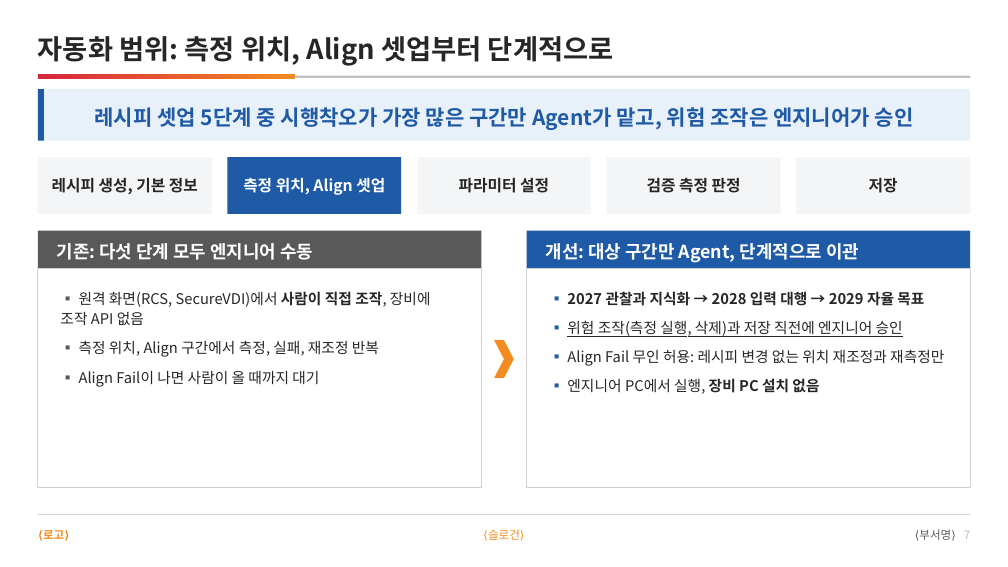
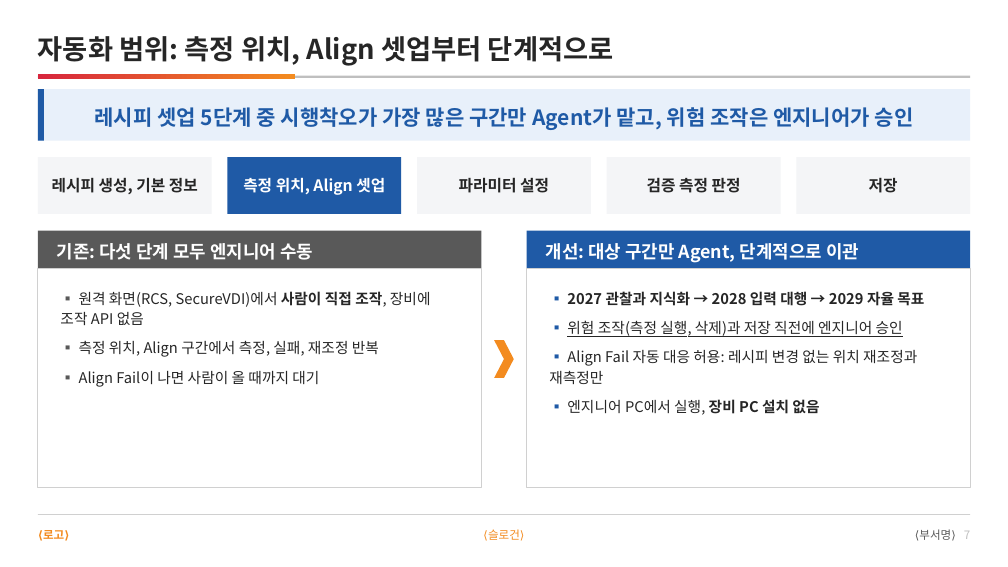
Before and after one commit to DarrenKoi/pm_notes, a slide deck: slide 7 of my-task/arc-tf/deliverables/arc-tf-team-full.pptx. Drawn at 1008x567 pixels with LibreOffice and Linux fonts; fonts in the diff are those of the drawing. Boxes give left, top, right and bottom in pixels: in the first picture for what was removed or moved away, otherwise in the second. Text is boxed around its words. In the diff, an @@ line names an element or a change of style, - is before the commit and + after.

```diff
--- a/my-task/arc-tf/deliverables/arc-tf-team-full.pptx
+++ b/my-task/arc-tf/deliverables/arc-tf-team-full.pptx
@@ text at (549, 350, 917, 384): text changed @@
-▪ Align Fail 무인 허용: 레시피 변경 없는 위치 재조정과 재측정만
+▪ Align Fail 자동 대응 허용: 레시피 변경 없는 위치 재조정과 재측정만
```
Also in this commit, not shown: 8 other slides changed, 1 slide added, 17 other files.
